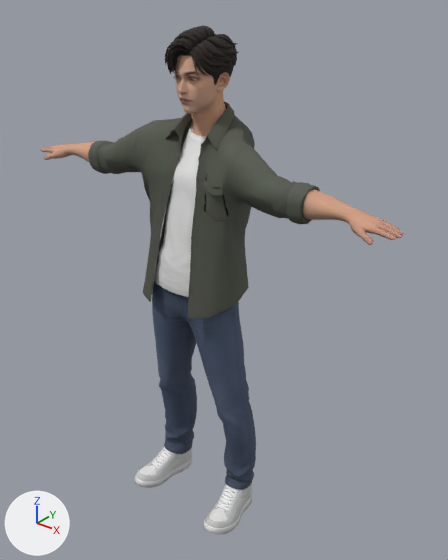
What one commit did to the glTF model assets/npcs/jackie-sakur.glb.
One viewpoint serves both versions: a camera (50 mm lens) standing at (1.281, -1.448, 0.955) and looking at (0.048, 0.093, 0.0). Arrows for +X, +Y and +Z are at lower left; the lights stay in place. The picture after the commit comes second. Where no turn or scale is listed for an object, it has been applied to the vertices. Vertices at exactly the same position are counted once.

Before the edit, the objects in view are built like this:
```python
me_jackie_sakur = bpy.data.meshes.new('jackie-sakur')
me_jackie_sakur.from_pydata(...)  # 11461 vertices, 21188 faces; spans x -0.74..0.72, y -0.18..0.21, z -0.94..0.83
me_jackie_sakur.materials.append(mat_jackie_sakur)  # picture img_image_0
ob_jackie_sakur = bpy.data.objects.new('jackie-sakur', me_jackie_sakur)
ob_jackie_sakur.location = (0.0, 0.0, 0.0)
```
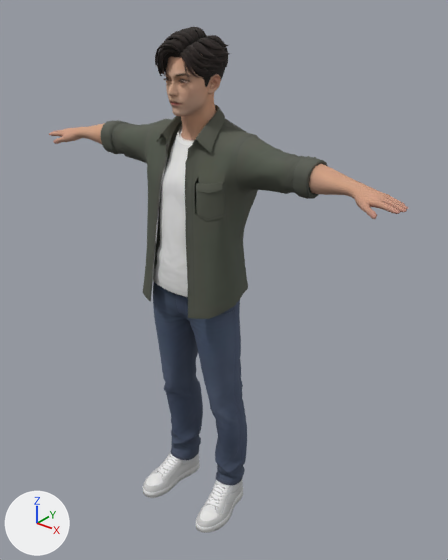
Location of each change, (x1, y1, x2, y2) in pixels of the pictures (448 x 560 px; the box of a moved part takes in the faces that stretch with it):
'jackie-sakur', reshaped
    before: (40, 25, 404, 534)
    after: (49, 27, 408, 533)
part 1 of me_jackie_sakur, moved or reshaped
    before: (40, 142, 94, 163)
    after: (49, 123, 105, 144)
part 2 of me_jackie_sakur, moved or reshaped
    before: (203, 483, 252, 534)
    after: (196, 480, 243, 533)
part 3 of me_jackie_sakur, moved or reshaped
    before: (302, 189, 404, 245)
    after: (309, 164, 408, 219)
part 4 of me_jackie_sakur, moved or reshaped
    before: (88, 25, 320, 490)
    after: (100, 27, 328, 498)

Diff of the bpy script that builds the scene:
```diff
--- a/assets/npcs/jackie-sakur.glb.py
+++ b/assets/npcs/jackie-sakur.glb.py
@@ me_jackie_sakur @@
 # used by ob_jackie_sakur; location = (0.0, 0.0, 0.0)
-me_jackie_sakur.from_pydata(...)  # 11461 vertices, 21188 faces; spans x -0.74..0.72, y -0.18..0.21, z -0.94..0.83
+me_jackie_sakur.from_pydata(...)  # 11461 vertices, 21188 faces; spans x -0.71..0.71, y -0.18..0.16, z -0.93..0.83
+# me_jackie_sakur part 1: the loose piece of 560 vertices spanning x -0.74..-0.42, y -0.08..0.05, z 0.34..0.43 is moved by (0.03, 0.03, 0.06)
+# me_jackie_sakur part 2: the loose piece of 320 vertices spanning x 0.12..0.24, y -0.18..0.11, z -0.94..-0.8 is turned 5.6 degrees about the x axis through its middle and scaled by 0.994, then moved by (-0.05, 0.0, -0.01)
+# me_jackie_sakur part 3: the loose piece of 568 vertices spanning x 0.38..0.72, y -0.08..0.05, z 0.34..0.43 is moved by (-0.01, 0.03, 0.06)
+# me_jackie_sakur part 4: 9535 of 11461 vertices moved; they spanned x -0.46..0.44, y -0.18..0.21, z -0.94..0.83 and now span x -0.43..0.43, y -0.18..0.15, z -0.93..0.83; mean shift (0.0, -0.03, 0.0); largest move (-0.39, -0.03, 0.43) -> (-0.35, 0.01, 0.49)
+# other edits to the shape of me_jackie_sakur do not show in these pictures
 me_jackie_sakur.materials.append(mat_jackie_sakur)
```
